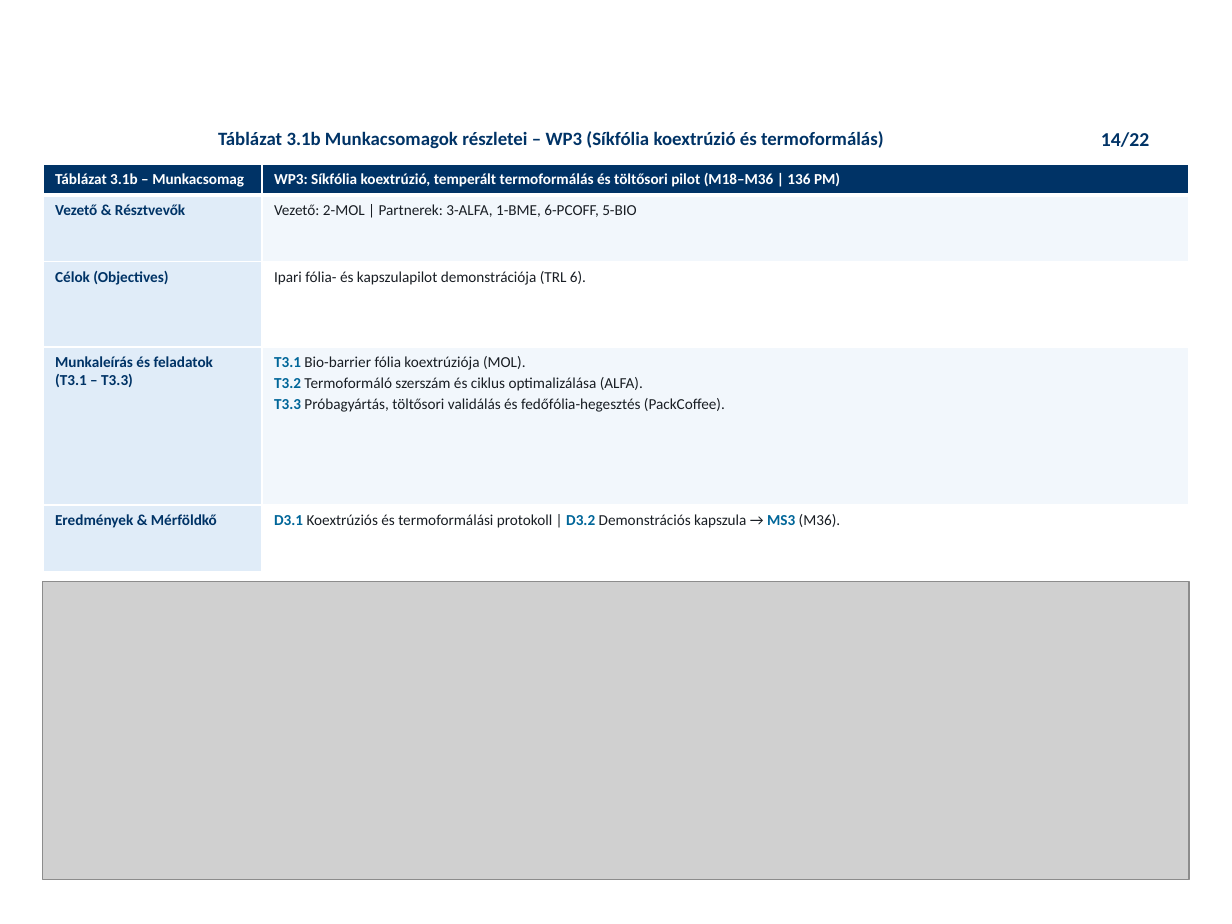
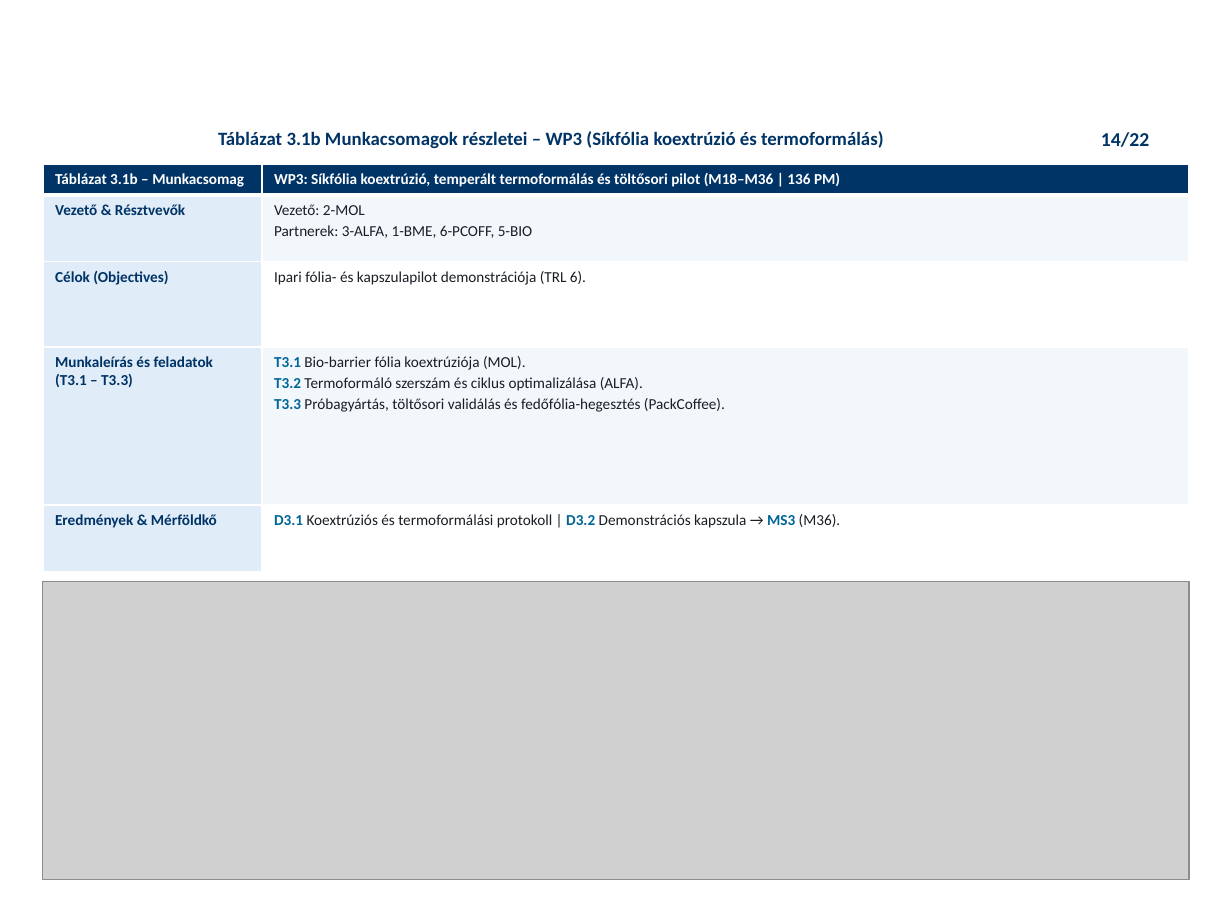
Before and after one commit to RMarci44/Fenntarthato-hulladek-projekt, a slide deck: slide 14 of PHACK_Prezentacio_Vegleges.pptx. Drawn at 1232x924 pixels with LibreOffice and Linux fonts; fonts in the diff are those of the drawing; grey boxes stand for pictures; background and template pictures are left out. Boxes give left, top, right and bottom in pixels: in the first picture for what was removed or moved away, otherwise in the second. Text is boxed around its words. In the diff, an @@ line names an element or a change of style, - is before the commit and + after.

```diff
--- a/PHACK_Prezentacio_Vegleges.pptx
+++ b/PHACK_Prezentacio_Vegleges.pptx
@@ table at <box>43,164,1190,572</box> @@
-row 2, column 2: Vezető: 2-MOL | Partnerek: 3-ALFA, 1-BME, 6-PCOFF, 5-BIO
+row 2, column 2: Vezető: 2-MOL / Partnerek: 3-ALFA, 1-BME, 6-PCOFF, 5-BIO
```
Also in this commit, not shown: 5 other slides changed.
